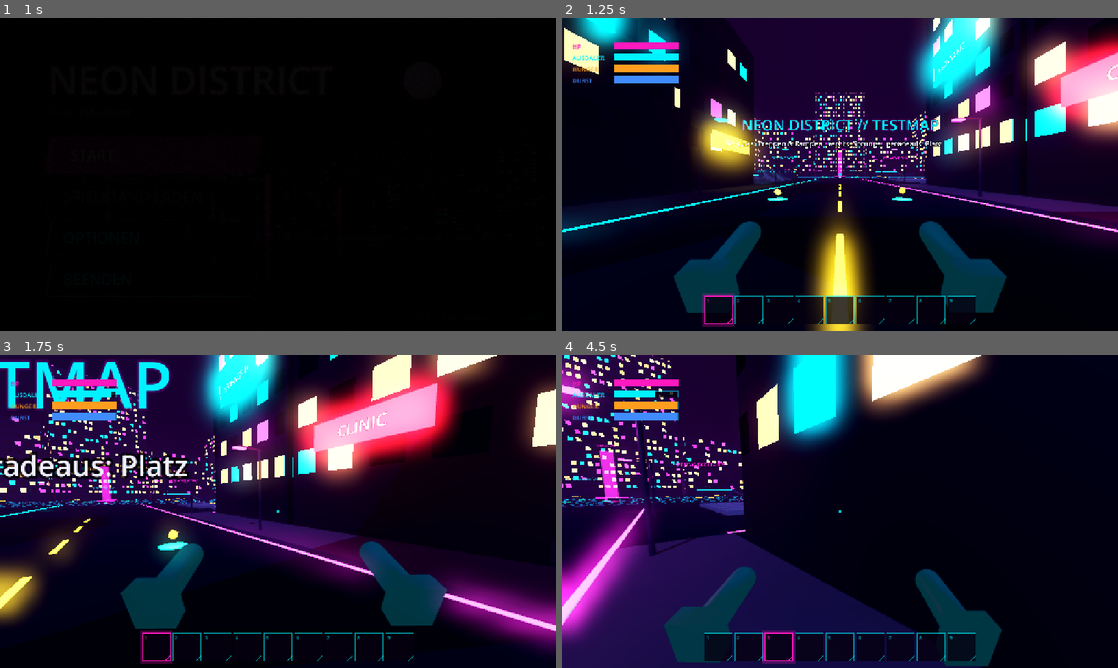
Above: before the commit, frames 1-4 (two rows, left to right).
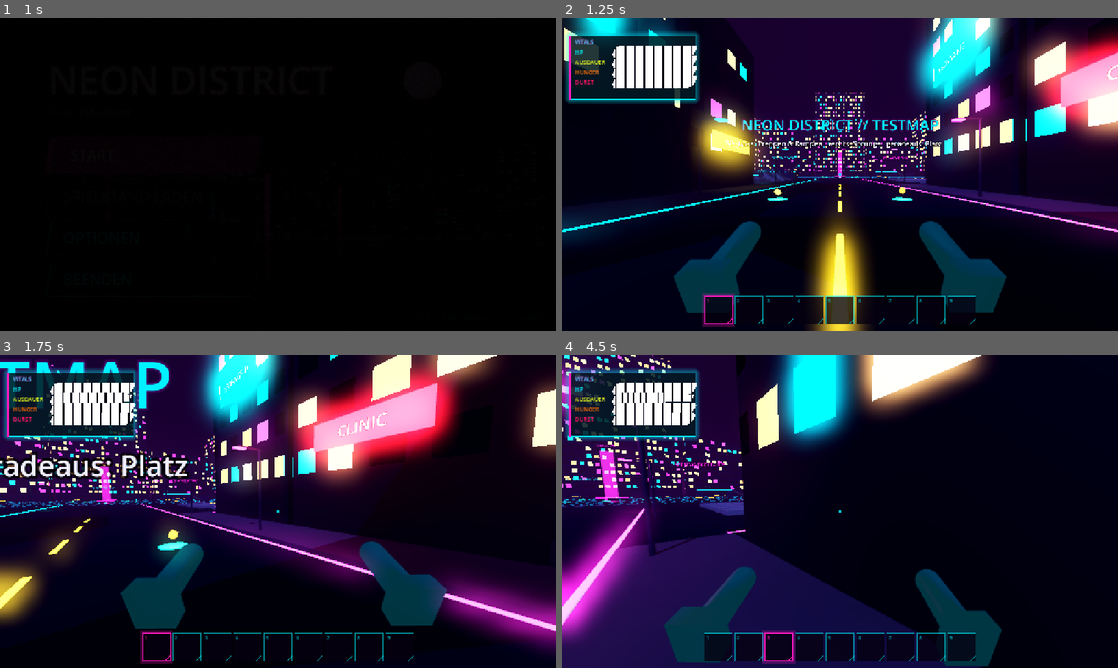
Above: after the commit, the same moments.

Repository: CaptainArschbart/Test
Game: Godot game, scene res://scenes/menu/main_menu.tscn
The game is run twice, just before and just after one commit, with the same random seed, the same clock (stepped at 60 frames per second) and the same inputs.
Inputs (mouse positions are in pixels of both pictures, inside the frame that each line leads up to):
- Up to frame 1 (1 s): click "START" at 0.5 s
- Up to frame 2 (1.25 s): no input
- Up to frame 3 (1.75 s): tap Enter at 1.25 s; move the mouse to (305, 511) at 1.27 s; hold W (move_forward) from 1.28 s (still down); hold Shift (sprint) from 1.28 s (still down); tap Space (jump) at 1.52 s
- Up to frame 4 (4.5 s): keep holding W (move_forward); move the mouse to (812, 511) at 2.02 s; release Shift (sprint) at 2.03 s; tap Q (drop_item) at 2.1 s; tap Space (jump) at 2.27, 3.77 s; tap Shift (sprint) at 2.3, 3.8 s; move the mouse to (851, 505) at 2.77 s; hold Shift (sprint) 2.78-3.53 s; tap 1 (hotbar_1) at 2.85 s; move the mouse to (834, 517) at 3.52 s; tap 2 (hotbar_2) at 3.6 s; move the mouse to (878, 514) at 4.27 s; hold Shift (sprint) from 4.28 s (still down); tap 3 (hotbar_3) at 4.35 s

Frame 1 is identical in both runs. In frame 2, 4.0% of the frame differs, in the area x 0-25%, y 4-28%; in frame 3, 5.0%; in frame 4, 5.1%.

Commit message:
Cyberpunk-Leisten für die Vitalwerte, Hunger und Durst sinken weiter über die Zeit.

Diff:
--- /dev/null
+++ b/scenes/survival/hud_bar.gdshader
@@ -0,0 +1,13 @@
+shader_type canvas_item;
+
+uniform float segments = 8.0;
+
+void fragment() {
+	vec4 base = texture(TEXTURE, UV);
+	float count = max(segments, 1.0);
+	float gap = step(0.84, fract(UV.x * count));
+	float sheen = 1.0 - smoothstep(0.0, 0.28, UV.y);
+	base.rgb += base.rgb * sheen * 0.55;
+	base.rgb = mix(base.rgb, vec3(0.02, 0.0, 0.05), gap * base.a);
+	COLOR = base;
+}
--- a/scenes/survival/player_stats.gd
+++ b/scenes/survival/player_stats.gd
@@ -21,9 +21,9 @@
 @export var max_hunger: float = 100.0
 @export var max_thirst: float = 100.0
 
-## Verlust pro Sekunde, solange der Spieler lebt.
-@export var hunger_per_second: float = 0.35
-@export var thirst_per_second: float = 0.55
+## Abnahme pro Sekunde, solange der Spieler lebt. Werte bleiben in 0…Maximum.
+@export var hunger_drain_rate: float = 0.35
+@export var thirst_drain_rate: float = 0.55
 ## Sprint-Verbrauch und Erholung pro Sekunde.
 @export var stamina_drain_per_second: float = 20.0
 @export var stamina_regen_per_second: float = 15.0
@@ -55,15 +55,23 @@
 
 
 func _process(delta: float) -> void:
-	advance(delta)
+	deplete_stats(delta)
 
 
 ## Eine Zeitscheibe. Tests rufen das direkt auf.
 func advance(delta: float) -> void:
+	deplete_stats(delta)
+
+
+## Hunger und Durst sinken mit der Zeit. Bei 0 gibt es keinen Ausdauer-Nachschub,
+## und HP fallen. `delta` kommt aus `_process`, damit es nicht an die Bildrate hängt.
+func deplete_stats(delta: float) -> void:
 	if _dead or delta <= 0.0:
 		return
-	_add(STAT_HUNGER, -hunger_per_second * delta)
-	_add(STAT_THIRST, -thirst_per_second * delta)
+	var hunger_loss := maxf(hunger_drain_rate, 0.0) * delta
+	var thirst_loss := maxf(thirst_drain_rate, 0.0) * delta
+	_add(STAT_HUNGER, -hunger_loss)
+	_add(STAT_THIRST, -thirst_loss)
 	if _sprinting:
 		_add(STAT_STAMINA, -stamina_drain_per_second * delta)
 		if stamina <= 0.0:
--- a/scenes/survival/survival_hud.gd
+++ b/scenes/survival/survival_hud.gd
@@ -1,6 +1,9 @@
 extends CanvasLayer
 ## Vier Leisten oben links. Liegt auf Layer 2, das Pausemenü auf Layer 10 darüber.
 ## Die NOCLIP-Zeile bleibt darüber frei (sie steht bei y = 20).
+## Feste Größe in der 1280×720-Basis. Der Projekt-Stretch skaliert sie mit.
+
+const WARN_HP := 30.0
 
 @onready var hp_bar: ProgressBar = %HPBar
 @onready var stamina_bar: ProgressBar = %StaminaBar
@@ -49,6 +52,27 @@
 			return null
 
 
+func _process(_delta: float) -> void:
+	if stats == null:
+		return
+	_warn(hp_bar, stats.hp, WARN_HP)
+	_warn(stamina_bar, stats.stamina, stats.sprint_restart)
+	_warn(hunger_bar, stats.hunger, stats.low_need)
+	_warn(durst_bar, stats.thirst, stats.low_need)
+
+
+func _warn(bar: ProgressBar, value: float, threshold: float) -> void:
+	if value <= 0.0:
+		var blink := 0.35 + 0.65 * absf(sin(float(Time.get_ticks_msec()) * 0.01))
+		bar.modulate = Color(1.0, blink, blink, 1.0)
+		return
+	if value < threshold:
+		bar.modulate = Color(1.0, 0.78, 0.4, 1.0)
+		return
+	bar.modulate = Color(1.0, 1.0, 1.0, 1.0)
+
+
 func _apply(bar: ProgressBar, current: float, maximum: float) -> void:
-	bar.max_value = maximum
-	bar.value = current
+	var cap := maximum if maximum > 0.0 else 1.0
+	bar.max_value = cap
+	bar.value = clampf(current, 0.0, cap)
--- a/scenes/survival/survival_hud.tscn
+++ b/scenes/survival/survival_hud.tscn
@@ -1,139 +1,227 @@
-[gd_scene load_steps=7 format=3]
+[gd_scene load_steps=10 format=3]
 
 [ext_resource type="Script" path="res://scenes/survival/survival_hud.gd" id="1_hud"]
+[ext_resource type="Shader" path="res://scenes/survival/hud_bar.gdshader" id="2_shader"]
+
+[sub_resource type="StyleBoxFlat" id="Style_frame"]
+bg_color = Color(0.012, 0.004, 0.04, 0.78)
+border_width_left = 2
+border_width_top = 2
+border_width_right = 2
+border_width_bottom = 2
+border_color = Color(0, 0.95, 1, 0.9)
+corner_radius_top_left = 0
+corner_radius_top_right = 0
+corner_radius_bottom_right = 0
+corner_radius_bottom_left = 0
+corner_detail = 1
+shadow_color = Color(0, 0.95, 1, 0.4)
+shadow_size = 12
+shadow_offset = Vector2(0, 0)
+anti_aliasing = false
 
 [sub_resource type="StyleBoxFlat" id="Style_bg"]
-bg_color = Color(0.02, 0, 0.06, 0.78)
+bg_color = Color(0.02, 0.008, 0.05, 0.92)
 border_width_left = 1
 border_width_top = 1
 border_width_right = 1
 border_width_bottom = 1
-border_color = Color(0, 0.95, 1, 0.45)
+border_color = Color(0.55, 0.95, 1, 0.4)
+corner_radius_top_left = 0
+corner_radius_top_right = 0
+corner_radius_bottom_right = 0
+corner_radius_bottom_left = 0
+corner_detail = 1
+skew = Vector2(0.55, 0)
+anti_aliasing = false
 
 [sub_resource type="StyleBoxFlat" id="Style_hp"]
-bg_color = Color(1, 0.1, 0.75, 1)
+bg_color = Color(0, 0.95, 1, 1)
+corner_detail = 1
+skew = Vector2(0.55, 0)
+shadow_color = Color(0, 0.95, 1, 0.85)
+shadow_size = 7
+shadow_offset = Vector2(0, 0)
+anti_aliasing = false
 
 [sub_resource type="StyleBoxFlat" id="Style_stamina"]
-bg_color = Color(0, 0.95, 1, 1)
+bg_color = Color(0.93, 1, 0.12, 1)
+corner_detail = 1
+skew = Vector2(0.55, 0)
+shadow_color = Color(0.93, 1, 0.12, 0.75)
+shadow_size = 7
+shadow_offset = Vector2(0, 0)
+anti_aliasing = false
 
 [sub_resource type="StyleBoxFlat" id="Style_hunger"]
-bg_color = Color(1, 0.62, 0.12, 1)
+bg_color = Color(1, 0.42, 0.02, 1)
+corner_detail = 1
+skew = Vector2(0.55, 0)
+shadow_color = Color(1, 0.42, 0.02, 0.75)
+shadow_size = 7
+shadow_offset = Vector2(0, 0)
+anti_aliasing = false
 
 [sub_resource type="StyleBoxFlat" id="Style_thirst"]
-bg_color = Color(0.25, 0.55, 1, 1)
+bg_color = Color(1, 0.08, 0.38, 1)
+corner_detail = 1
+skew = Vector2(0.55, 0)
+shadow_color = Color(1, 0.08, 0.38, 0.8)
+shadow_size = 7
+shadow_offset = Vector2(0, 0)
+anti_aliasing = false
+
+[sub_resource type="ShaderMaterial" id="Mat_ticks"]
+shader = ExtResource("2_shader")
+shader_parameter/segments = 8.0
 
 [node name="SurvivalHud" type="CanvasLayer"]
 layer = 2
 script = ExtResource("1_hud")
 
-[node name="Bars" type="VBoxContainer" parent="."]
-offset_left = 24.0
-offset_top = 56.0
-offset_right = 268.0
-offset_bottom = 200.0
-mouse_filter = 2
-theme_override_constants/separation = 6
-
-[node name="HPRow" type="HBoxContainer" parent="Bars"]
-layout_mode = 2
-mouse_filter = 2
-theme_override_constants/separation = 8
-
-[node name="HPLabel" type="Label" parent="Bars/HPRow"]
-custom_minimum_size = Vector2(88, 0)
-layout_mode = 2
-mouse_filter = 2
-theme_override_colors/font_color = Color(1, 0.1, 0.75, 1)
-theme_override_font_sizes/font_size = 14
+[node name="Frame" type="Panel" parent="."]
+offset_left = 16.0
+offset_top = 40.0
+offset_right = 308.0
+offset_bottom = 188.0
+mouse_filter = 2
+theme_override_styles/panel = SubResource("Style_frame")
+
+[node name="Accent" type="ColorRect" parent="Frame"]
+layout_mode = 0
+offset_left = 0.0
+offset_top = 0.0
+offset_right = 4.0
+offset_bottom = 148.0
+mouse_filter = 2
+color = Color(1, 0.1, 0.75, 1)
+
+[node name="Header" type="Label" parent="Frame"]
+layout_mode = 0
+offset_left = 14.0
+offset_top = 6.0
+offset_right = 280.0
+offset_bottom = 26.0
+mouse_filter = 2
+theme_override_colors/font_color = Color(0, 0.95, 1, 1)
+theme_override_colors/font_outline_color = Color(1, 0.1, 0.75, 1)
+theme_override_constants/outline_size = 3
+theme_override_font_sizes/font_size = 13
+text = "VITALS"
+
+[node name="Bars" type="VBoxContainer" parent="Frame"]
+layout_mode = 0
+offset_left = 14.0
+offset_top = 30.0
+offset_right = 284.0
+offset_bottom = 142.0
+mouse_filter = 2
+theme_override_constants/separation = 5
+
+[node name="HPRow" type="HBoxContainer" parent="Frame/Bars"]
+layout_mode = 2
+mouse_filter = 2
+theme_override_constants/separation = 8
+
+[node name="HPLabel" type="Label" parent="Frame/Bars/HPRow"]
+custom_minimum_size = Vector2(88, 0)
+layout_mode = 2
+mouse_filter = 2
+theme_override_colors/font_color = Color(0, 0.95, 1, 1)
+theme_override_font_sizes/font_size = 13
 text = "HP"
 
-[node name="HPBar" type="ProgressBar" parent="Bars/HPRow"]
-unique_name_in_owner = true
-custom_minimum_size = Vector2(148, 16)
+[node name="HPBar" type="ProgressBar" parent="Frame/Bars/HPRow"]
+unique_name_in_owner = true
+custom_minimum_size = Vector2(156, 14)
 layout_mode = 2
 size_flags_horizontal = 3
 mouse_filter = 2
 theme_override_styles/background = SubResource("Style_bg")
 theme_override_styles/fill = SubResource("Style_hp")
-max_value = 100.0
-step = 0.0
-value = 100.0
-show_percentage = false
-
-[node name="StaminaRow" type="HBoxContainer" parent="Bars"]
-layout_mode = 2
-mouse_filter = 2
-theme_override_constants/separation = 8
-
-[node name="StaminaLabel" type="Label" parent="Bars/StaminaRow"]
-custom_minimum_size = Vector2(88, 0)
-layout_mode = 2
-mouse_filter = 2
-theme_override_colors/font_color = Color(0, 0.95, 1, 1)
-theme_override_font_sizes/font_size = 14
+material = SubResource("Mat_ticks")
+max_value = 100.0
+step = 0.0
+value = 100.0
+show_percentage = false
+
+[node name="StaminaRow" type="HBoxContainer" parent="Frame/Bars"]
+layout_mode = 2
+mouse_filter = 2
+theme_override_constants/separation = 8
+
+[node name="StaminaLabel" type="Label" parent="Frame/Bars/StaminaRow"]
+custom_minimum_size = Vector2(88, 0)
+layout_mode = 2
+mouse_filter = 2
+theme_override_colors/font_color = Color(0.93, 1, 0.12, 1)
+theme_override_font_sizes/font_size = 13
 text = "AUSDAUER"
 
-[node name="StaminaBar" type="ProgressBar" parent="Bars/StaminaRow"]
-unique_name_in_owner = true
-custom_minimum_size = Vector2(148, 16)
+[node name="StaminaBar" type="ProgressBar" parent="Frame/Bars/StaminaRow"]
+unique_name_in_owner = true
+custom_minimum_size = Vector2(156, 14)
 layout_mode = 2
 size_flags_horizontal = 3
 mouse_filter = 2
 theme_override_styles/background = SubResource("Style_bg")
 theme_override_styles/fill = SubResource("Style_stamina")
-max_value = 100.0
-step = 0.0
-value = 100.0
-show_percentage = false
-
-[node name="HungerRow" type="HBoxContainer" parent="Bars"]
-layout_mode = 2
-mouse_filter = 2
-theme_override_constants/separation = 8
-
-[node name="HungerLabel" type="Label" parent="Bars/HungerRow"]
-custom_minimum_size = Vector2(88, 0)
-layout_mode = 2
-mouse_filter = 2
-theme_override_colors/font_color = Color(1, 0.62, 0.12, 1)
-theme_override_font_sizes/font_size = 14
+material = SubResource("Mat_ticks")
+max_value = 100.0
+step = 0.0
+value = 100.0
+show_percentage = false
+
+[node name="HungerRow" type="HBoxContainer" parent="Frame/Bars"]
+layout_mode = 2
+mouse_filter = 2
+theme_override_constants/separation = 8
+
+[node name="HungerLabel" type="Label" parent="Frame/Bars/HungerRow"]
+custom_minimum_size = Vector2(88, 0)
+layout_mode = 2
+mouse_filter = 2
+theme_override_colors/font_color = Color(1, 0.42, 0.02, 1)
+theme_override_font_sizes/font_size = 13
 text = "HUNGER"
 
-[node name="HungerBar" type="ProgressBar" parent="Bars/HungerRow"]
-unique_name_in_owner = true
-custom_minimum_size = Vector2(148, 16)
+[node name="HungerBar" type="ProgressBar" parent="Frame/Bars/HungerRow"]
+unique_name_in_owner = true
+custom_minimum_size = Vector2(156, 14)
 layout_mode = 2
 size_flags_horizontal = 3
 mouse_filter = 2
 theme_override_styles/background = SubResource("Style_bg")
 theme_override_styles/fill = SubResource("Style_hunger")
-max_value = 100.0
-step = 0.0
-value = 100.0
-show_percentage = false
-
-[node name="DurstRow" type="HBoxContainer" parent="Bars"]
-layout_mode = 2
-mouse_filter = 2
-theme_override_constants/separation = 8
-
-[node name="DurstLabel" type="Label" parent="Bars/DurstRow"]
-custom_minimum_size = Vector2(88, 0)
-layout_mode = 2
-mouse_filter = 2
-theme_override_colors/font_color = Color(0.25, 0.55, 1, 1)
-theme_override_font_sizes/font_size = 14
+material = SubResource("Mat_ticks")
+max_value = 100.0
+step = 0.0
+value = 100.0
+show_percentage = false
+
+[node name="DurstRow" type="HBoxContainer" parent="Frame/Bars"]
+layout_mode = 2
+mouse_filter = 2
+theme_override_constants/separation = 8
+
+[node name="DurstLabel" type="Label" parent="Frame/Bars/DurstRow"]
+custom_minimum_size = Vector2(88, 0)
+layout_mode = 2
+mouse_filter = 2
+theme_override_colors/font_color = Color(1, 0.08, 0.38, 1)
+theme_override_font_sizes/font_size = 13
 text = "DURST"
 
-[node name="DurstBar" type="ProgressBar" parent="Bars/DurstRow"]
-unique_name_in_owner = true
-custom_minimum_size = Vector2(148, 16)
+[node name="DurstBar" type="ProgressBar" parent="Frame/Bars/DurstRow"]
+unique_name_in_owner = true
+custom_minimum_size = Vector2(156, 14)
 layout_mode = 2
 size_flags_horizontal = 3
 mouse_filter = 2
 theme_override_styles/background = SubResource("Style_bg")
 theme_override_styles/fill = SubResource("Style_thirst")
-max_value = 100.0
-step = 0.0
-value = 100.0
-show_percentage = false
+material = SubResource("Mat_ticks")
+max_value = 100.0
+step = 0.0
+value = 100.0
+show_percentage = false
Not shown, added: scenes/survival/hud_bar.gdshader.uid
Not shown, changed: cursor_updatenotice.md
